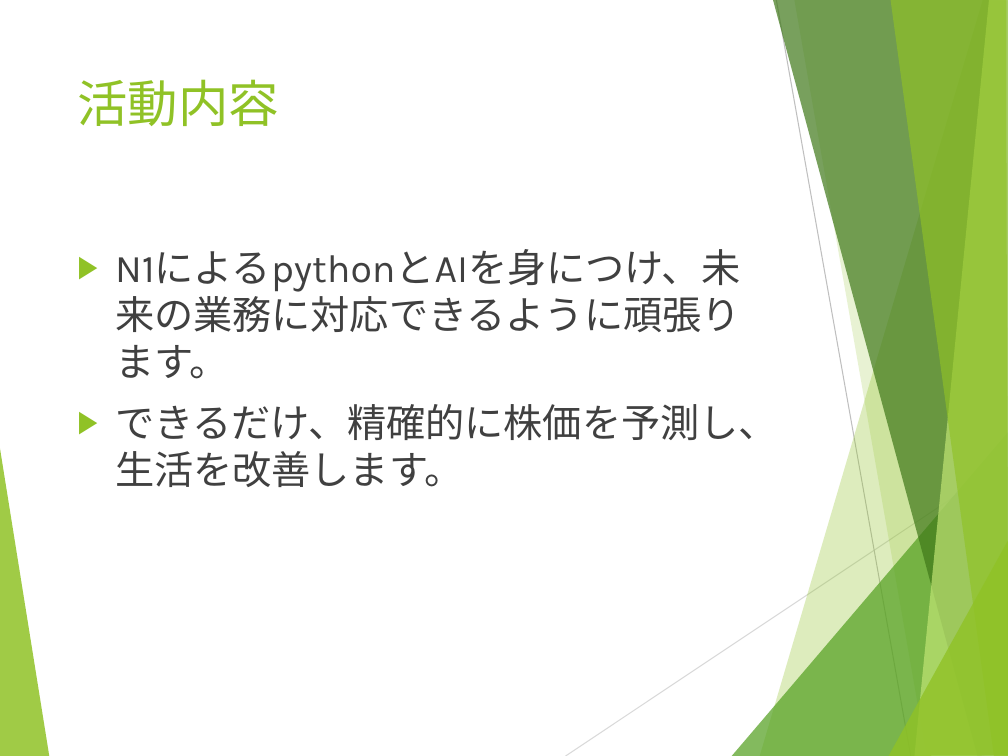
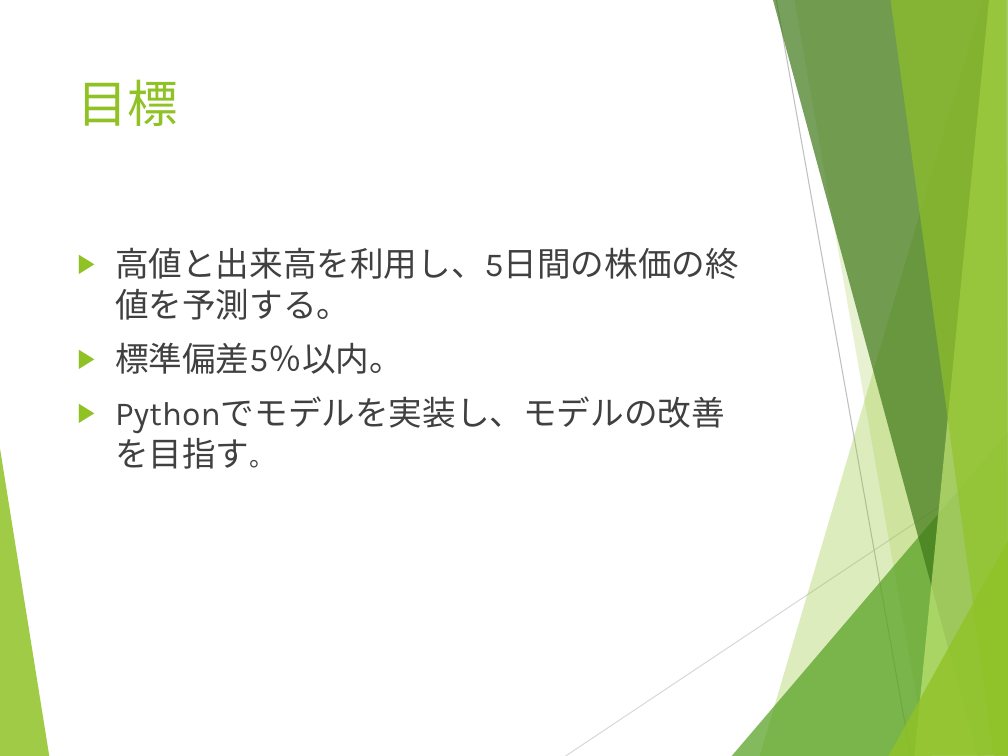
Before and after one commit to breeze934/N1, a slide deck: slide 7 of Pythonによるを用いた株価予測システムの開発_張浩.pptx (slide 11 before the commit). Drawn at 1008x756 pixels with LibreOffice and Linux fonts; fonts in the diff are those of the drawing. Boxes give left, top, right and bottom in pixels: in the first picture for what was removed or moved away, otherwise in the second. Text is boxed around its words. In the diff, an @@ line names an element or a change of style, - is before the commit and + after.

```diff
--- a/Pythonによるを用いた株価予測システムの開発_張浩.pptx
+++ b/Pythonによるを用いた株価予測システムの開発_張浩.pptx
@@ title at box(77, 79, 178, 126): text changed @@
-活動内容
+目標
@@ text at box(115, 247, 739, 469): text changed; size 28 to 24 pt @@
-▶ N1によるpythonとAIを身につけ、未来の業務に対応できるように頑張ります。
-▶ できるだけ、精確的に株価を予測し、生活を改善します。
+▶ 高値と出来高を利用し、5日間の株価の終値を予測する。
+▶ 標準偏差5％以内。
+▶ Pythonでモデルを実装し、モデルの改善を目指す。
```
Also in this commit, not shown: 5 other slides changed, 4 slides added, 4 slides removed.
